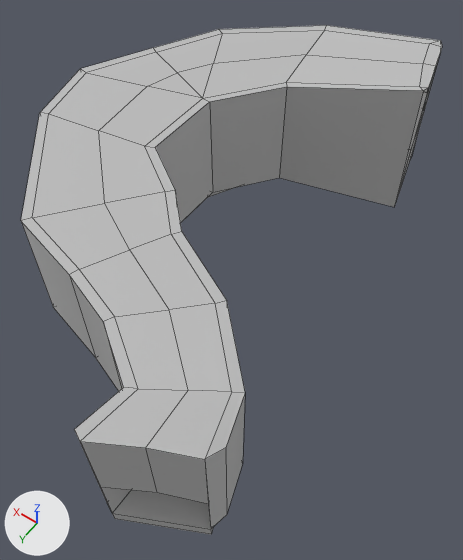
One commit to the FBX model Ghost Driver/Assets/Art/Models/Environment/Tunnel.fbx: the scene before it, then after it.
Rendered twice from a camera (50 mm lens) standing at (-0.009, -0.084, 0.291) and looking at (0.114, -0.255, 0.022). Lighting does not change. The marker at lower left points along +X, +Y and +Z. Mesh edges are drawn as thin lines. Where no turn or scale is listed for an object, it has been applied to the vertices. Vertices at the same position are counted once.

The first picture shows 'Floor_Tunnel', 'Walls_Tunnel'.
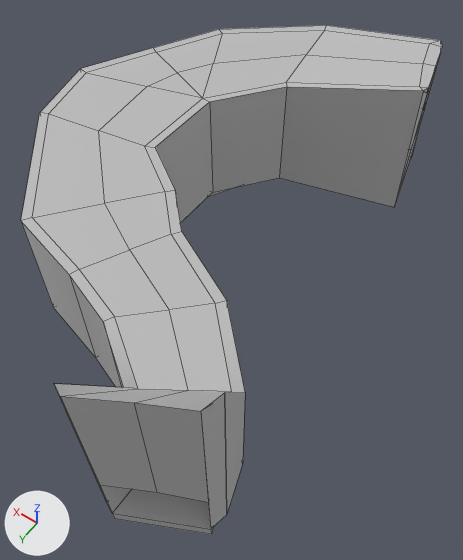
Changed parts and their boxes (x1, y1, x2, y2) in the pictures (463 x 560 px; the box of a moved part takes in the faces that stretch with it):
part 1 of me_mesh, moved or reshaped
    before: (74, 387, 245, 528)
    after: (54, 384, 245, 528)

What the commit changed:
me_mesh has 125 vertices, 126 faces and spans x -0.104..0.104, y -0.148..0.148, z -0.043..0.043.
me_mesh is used by ob_walls_tunnel; location (0.1516, -0.2777, 0.0427).
Verts and faces of me_mesh; kept vertices keep their numbers, new ones are numbered from 125.
Before the commit, vertices of me_mesh: 2 (-0.062, 0.148, 0.034) at pixel (80, 441), 17 (-0.057, 0.146, 0.034) at pixel (74, 429), 18 (-0.057, 0.12, 0.027) at pixel (123, 387), 19 (-0.096, 0.095, 0.027) at pixel (245, 392), 34 (-0.062, 0.148, -0.01) at pixel (100, 486).
Before the commit, vertices of me_mesh: 62 (-0.083, 0.137, 0.037) at pixel (145, 447), 72 (-0.104, 0.118, 0.03) at pixel (225, 447), 73 (-0.102, 0.128, 0.035) at pixel (204, 459), 77 (-0.102, 0.128, -0.01) at pixel (208, 503), 91 (-0.096, 0.095, -0.043) at pixel (242, 463).
Before the commit, vertices of me_mesh: 99 (-0.104, 0.118, -0.043) at pixel (226, 514), 114 (-0.057, 0.146, -0.043) at pixel (106, 502), 115 (-0.057, 0.12, -0.043).
Part 1, on me_mesh:
Faces deleted: (19, 72, 99, 91), (17, 18, 115, 114).
Vertices 2, 17, 62 move by (0.0, 0.0, 0.034).
Vertex 34 moves to (-0.062, 0.148, -0.008), pixel (99, 484).
Vertex 77 moves to (-0.102, 0.128, -0.008), pixel (208, 502).
Vertex 72 moves to (-0.104, 0.118, 0.071), pixel (224, 392).
Vertex 73 moves to (-0.102, 0.128, 0.071), pixel (200, 411).
New vertex 125 is at (-0.104, 0.118, 0.071), pixel (224, 392).
New vertex 126 is at (-0.057, 0.146, 0.068), pixel (53, 383).
New faces: (19, 125, 99, 91), (18, 115, 114, 126) (mat_walls_mat (grey #bcbcbc)).
